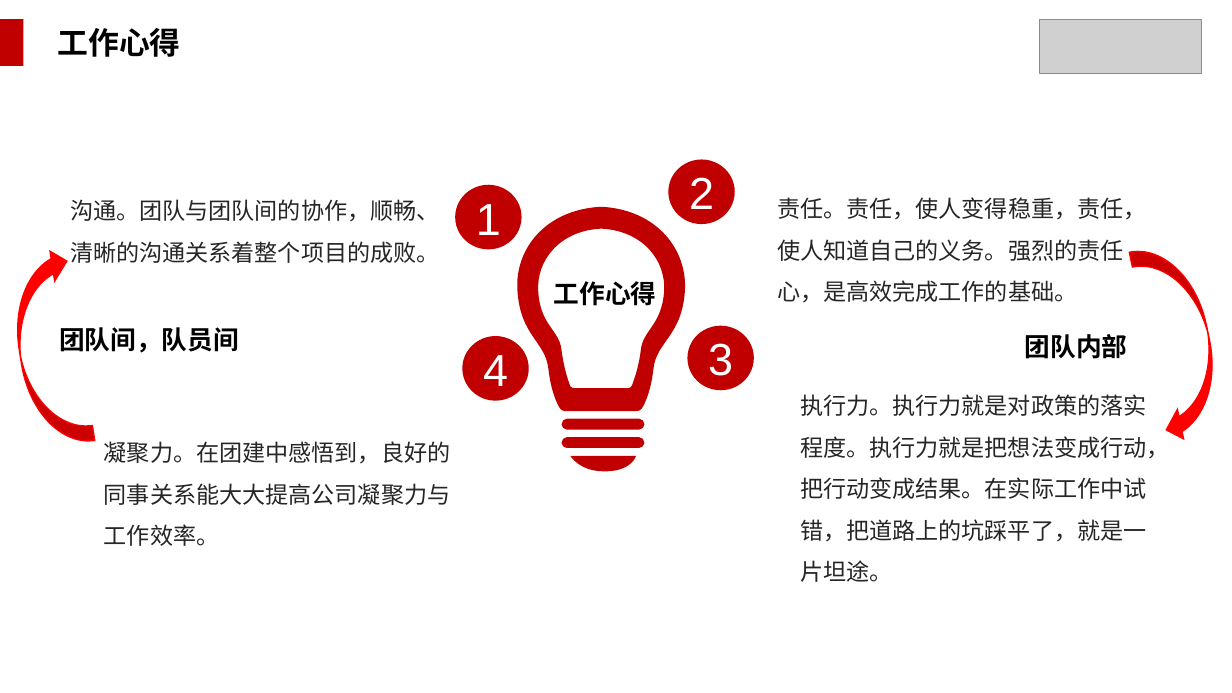
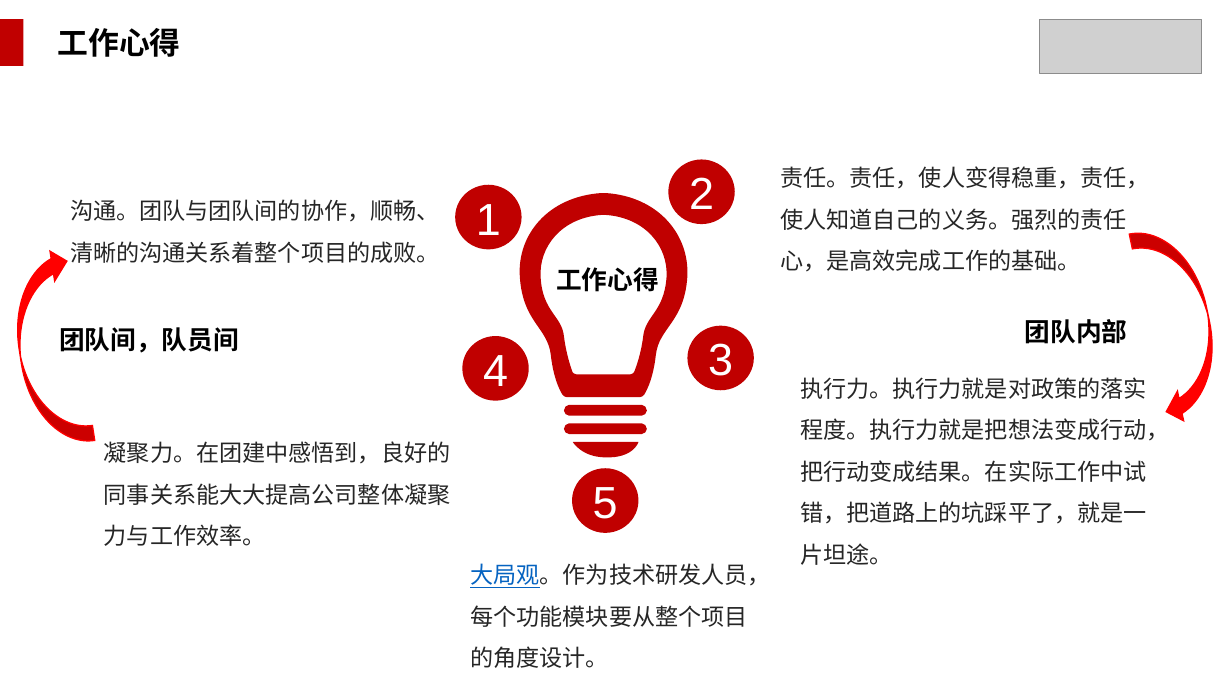
Before and after one commit to WakingFox/myself, a slide deck: slide 15 of 转正述职/王贵成转正述职报告.pptx. Drawn at 1232x693 pixels with LibreOffice and Linux fonts; fonts in the diff are those of the drawing; grey boxes stand for pictures; background and template pictures are left out. Boxes give left, top, right and bottom in pixels: in the first picture for what was removed or moved away, otherwise in the second. Text is boxed around its words. In the diff, an @@ line names an element or a change of style, - is before the commit and + after.

```diff
--- a/转正述职/王贵成转正述职报告.pptx
+++ b/转正述职/王贵成转正述职报告.pptx
@@ text "责任。责任，使人变得稳重，责任，使人知道自己的义务。强烈的责任心，是高效完成工作的基础。": place and size @@
-text "责任。责任，使人变得稳重，责任，使人知道自己的义务。强烈的责任心，是高效完成工作的基础。" at (777, 239, 1123, 303)
+text "责任。责任，使人变得稳重，责任，使人知道自己的义务。强烈的责任心，是高效完成工作的基础。" at (780, 208, 1126, 272)
@@ 3 freeform shapes, 2 texts: place and size @@
-3 freeform shapes, 2 texts at (515, 207, 1170, 582)
+3 freeform shapes, 2 texts at (517, 193, 1170, 565)
@@ curved down arrow: place and size @@
-curved down arrow at (1130, 240, 1230, 445)
+curved down arrow at (1130, 222, 1230, 427)
@@ text "工作心得": place and size @@
-text "工作心得" at (554, 281, 657, 306)
+text "工作心得" at (556, 267, 659, 292)
@@ text at (104, 441, 450, 505): text changed @@
-凝聚力。在团建中感悟到，良好的同事关系能大大提高公司凝聚力与工作效率。
+凝聚力。在团建中感悟到，良好的同事关系能大大提高公司整体凝聚力与工作效率。
@@ freeform shape: place and size @@
-freeform shape at (570, 456, 636, 472)
+freeform shape at (573, 442, 639, 458)
@@ ellipse added at (572, 469, 639, 533), fill #C00000, 35 pt, text #FFFFFF @@
+5
@@ text added at (470, 563, 770, 668), 18 pt, text #262626 @@
+大局观。作为技术研发人员，每个功能模块要从整个项目的角度设计。
```
Also in this commit, not shown: 16 other slides changed.
